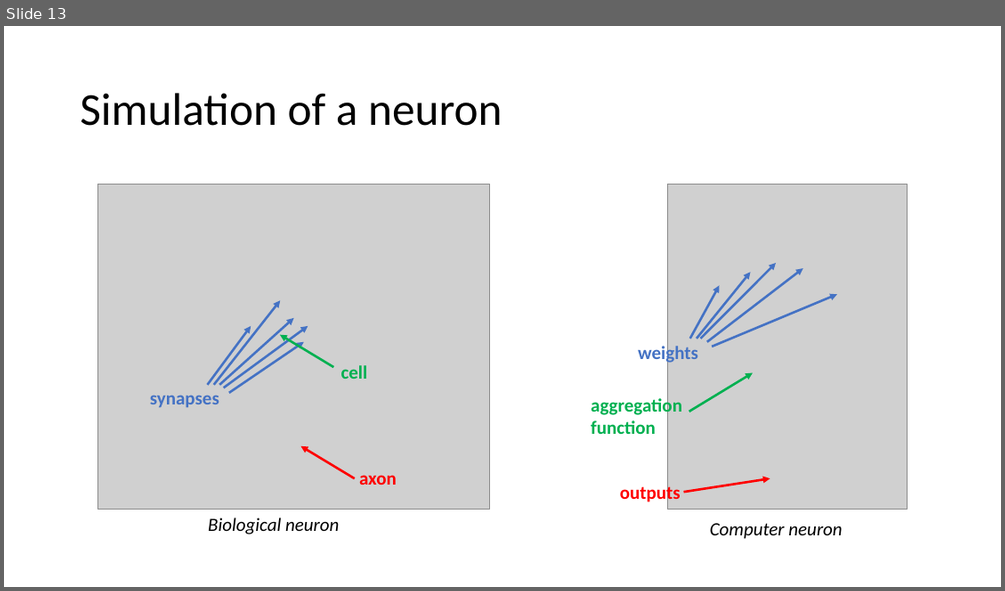
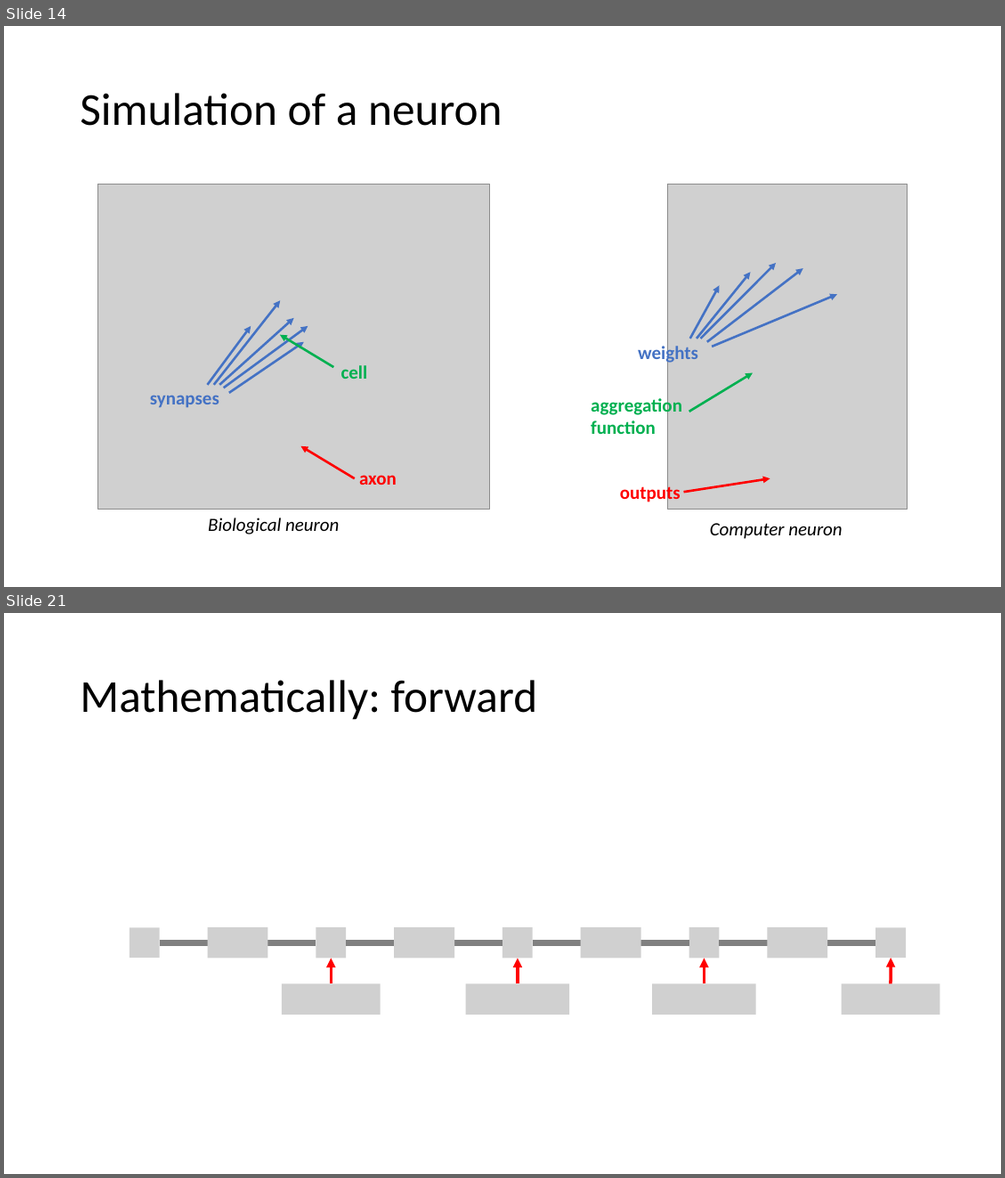
Before and after one commit to MICS-Lab/DeepLearningCourse, a slide deck: Slides_1.pptx. Shown one above the other, each under a label of ours: slide 13 before the commit, slides 14 and 21 after it; the slides between them are not shown. The pictures are 1005x591 and 1005x1178 pixels, drawn with LibreOffice and Linux fonts; fonts in the diff are those of the drawing; grey boxes stand for pictures. Boxes give left, top, right and bottom in pixels: in the first picture for what was removed or moved away, otherwise in the second. Text is boxed around its words. In the diff, an @@ line names an element or a change of style, - is before the commit and + after.

```diff
--- a/Slides_1.pptx
+++ b/Slides_1.pptx
@@ slide 21 added at box(4, 613, 1001, 1174), background #FFFFFF @@
@@ title added at box(80, 680, 538, 720), 44 pt, text #000000 @@
+Mathematically: forward
@@ picture added at box(129, 928, 160, 957) @@
@@ picture added at box(208, 927, 268, 957) @@
@@ picture added at box(316, 927, 346, 957) @@
@@ picture added at box(395, 927, 455, 957) @@
@@ picture added at box(502, 927, 533, 957) @@
@@ picture added at box(581, 927, 641, 957) @@
@@ picture added at box(689, 927, 719, 957) @@
@@ picture added at box(768, 927, 828, 957) @@
@@ picture added at box(876, 928, 906, 957) @@
@@ line added from (160, 943) to (316, 943), #808080 6 pt @@
@@ arrow added from (331, 984) to (331, 957), #FF0000 3 pt @@
@@ line added from (346, 943) to (502, 943), #808080 6 pt @@
@@ arrow added from (518, 984) to (518, 957), #FF0000 3 pt @@
@@ line added from (533, 943) to (689, 943), #808080 6 pt @@
@@ arrow added from (704, 984) to (704, 957), #FF0000 3 pt @@
@@ line added from (719, 943) to (876, 943), #808080 6 pt @@
@@ arrow added from (890, 984) to (890, 957), #FF0000 3 pt @@
@@ picture added at box(282, 984, 380, 1014) @@
@@ picture added at box(465, 984, 569, 1014) @@
@@ picture added at box(652, 984, 756, 1014) @@
@@ picture added at box(841, 984, 940, 1014) @@
@@ what was slide 13 is now slide 14 @@
```
Also in this commit, not shown: 2 slides changed, 11 other slides added, 1 slide removed, 1 other file.
